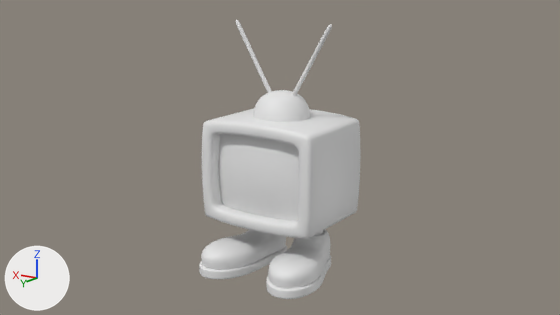
One commit to the Blender file Assets/Arts/Model/Study Models/Blender Procedural Texture Tutorial _ Polygon Runway.blend: the scene before it, then after it.
The view is the same before and after, from the file's camera 'Camera'. Every picture has the same lights, and +X, +Y and +Z are marked at lower left.
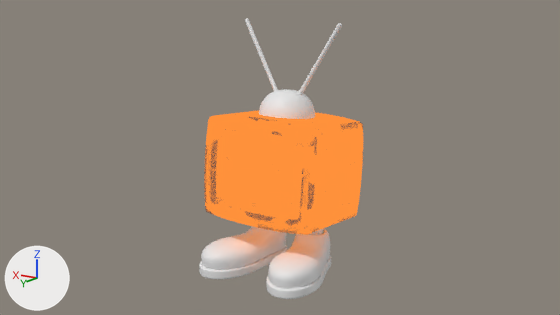
Where the change shows, as pixel boxes (x1, y1, x2, y2) in the pictures (560 x 315 px):
'Cube', recoloured, turned (grey to orange)
    before: (202, 109, 361, 239)
    after: (204, 110, 363, 235)
'Cube.001', recoloured, turned
    before: (218, 134, 299, 221)
    after: (221, 129, 303, 218)
'Cube.002', turned
    before: (253, 90, 310, 122)
    after: (259, 89, 315, 119)
'Cylinder', recoloured, turned
    before: (235, 20, 332, 96)
    after: (245, 18, 342, 95)

The change, as a list of edits to the scene's bpy script:
```text
Add mat_material:
    mat_material = bpy.data.materials.new('Material')
    # nodes: AmbientOcclusion, Invert, Math, Mix, NewGeometry, OutputMaterial, TexNoise
    # colours: orange #ff913b, brown #755345
Change me_cube_001:
    where me_cube_001.from_pydata(...)  # 108 vertices, 96 faces; spans x -1.3..1.3, y -1.03..1.03, z -0.09..2.09
    add me_cube_001.materials.append(mat_material)
Change me_cube_002:
    where me_cube_002.from_pydata(...)  # 42 vertices, 30 faces; spans x -1.02..1.02, y 0.73..0.88, z 0.19..1.81
    add me_cube_002.materials.append(mat_material)
Change ob_cube:
    ob_cube.rotation_euler: (0.0, 0.0, 0.0) -> (0.0904, 0.0, 0.0)  # degrees (0, 0, 0) -> degrees (5.2, 0, 0)
```
